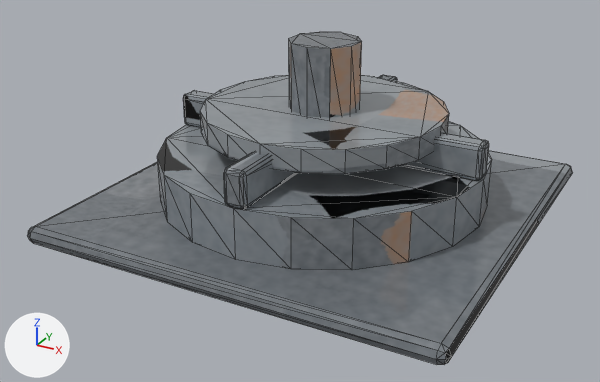
An edit to the glTF model game/assets/models/dir_superweapon.glb, drawn before and after from the same camera.
Before and after are seen from a 50 mm lens placed at (1.62, -3.17, 1.65), pointed at (-0.03, -0.16, 0.14). Every picture has the same lights, and +X, +Y and +Z are marked at lower left. The older version comes first. Mesh edges are drawn as thin lines. Vertices at exactly the same position are counted once.

In view in the first picture: 'dir_superweapon'.
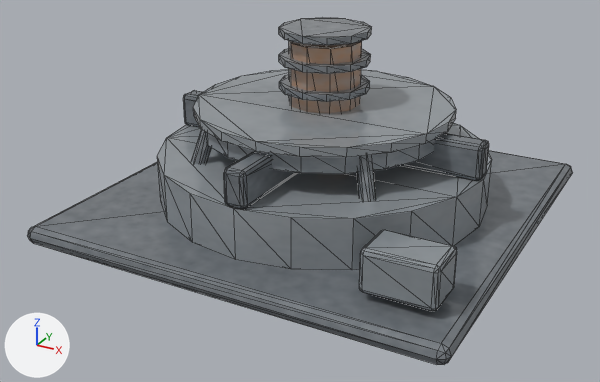
Where the change shows, as pixel boxes [x1, y1, x2, y2] in the pictures (600 x 382 px):
'dir_superweapon', reshaped: before [27, 32, 573, 365]; after [27, 17, 573, 365]
part 1 of me_cube, added: after [193, 69, 456, 157]
part 2 of me_cube, added: after [279, 74, 370, 102]
part 3 of me_cube, added: after [279, 48, 371, 74]
part 4 of me_cube, added: after [279, 17, 372, 45]
part 5 of me_cube, added: after [359, 230, 457, 311]
part 6 of me_cube, added: after [191, 129, 211, 164]
part 7 of me_cube, added: after [357, 155, 376, 201]
part 8 of me_cube, surface changed: before [106, 32, 572, 365]; after [106, 41, 572, 365]

Diff of the bpy script that builds the scene:
```diff
--- a/game/assets/models/dir_superweapon.glb.py
+++ b/game/assets/models/dir_superweapon.glb.py
@@ me_cube @@
 # used by ob_dir_superweapon; location = (0.0, 0.0, 0.0)
-me_cube.from_pydata(...)  # 268 vertices, 512 faces; spans x -0.95..0.95, y -0.95..0.95, z 0.0..0.8
+me_cube.from_pydata(...)  # 500 vertices, 940 faces; spans x -0.95..0.95, y -0.95..0.95, z 0.0..0.85
+# me_cube part 1: a new loose piece, a 20-sided cylinder along z spanning x -0.58..0.58, y -0.58..0.58, z 0.48..0.52, in mat_dir_superweapon_baked
+# me_cube part 2: a new loose piece, a 12-sided cylinder along z spanning x -0.2..0.2, y -0.2..0.2, z 0.585..0.615, in mat_dir_superweapon_baked
+# me_cube part 3: a new loose piece, a 12-sided cylinder along z spanning x -0.2..0.2, y -0.2..0.2, z 0.705..0.735, in mat_dir_superweapon_baked
+# me_cube part 4: a new loose piece, a 12-sided cylinder along z spanning x -0.2..0.2, y -0.2..0.2, z 0.825..0.855, in mat_dir_superweapon_baked
+# me_cube part 5: a new loose piece of 56 vertices spanning x 0.55..0.85, y -0.8..-0.6, z 0.11..0.29, in mat_dir_superweapon_baked
+# me_cube part 6: a new loose piece of 16 vertices spanning x -0.46..-0.32, y -0.46..-0.32, z 0.21..0.51, in mat_dir_superweapon_baked
+# me_cube part 7: a new loose piece of 16 vertices spanning x 0.32..0.46, y -0.46..-0.32, z 0.21..0.51, in mat_dir_superweapon_baked
+# me_cube part 8: 510 kept faces spanning x -0.95..0.95, y -0.95..0.95, z 0.0..0.8 get new texture (UV) coordinates
+# other edits to the shape of me_cube do not show in these pictures
 me_cube.materials.append(mat_dir_superweapon_baked)
```
